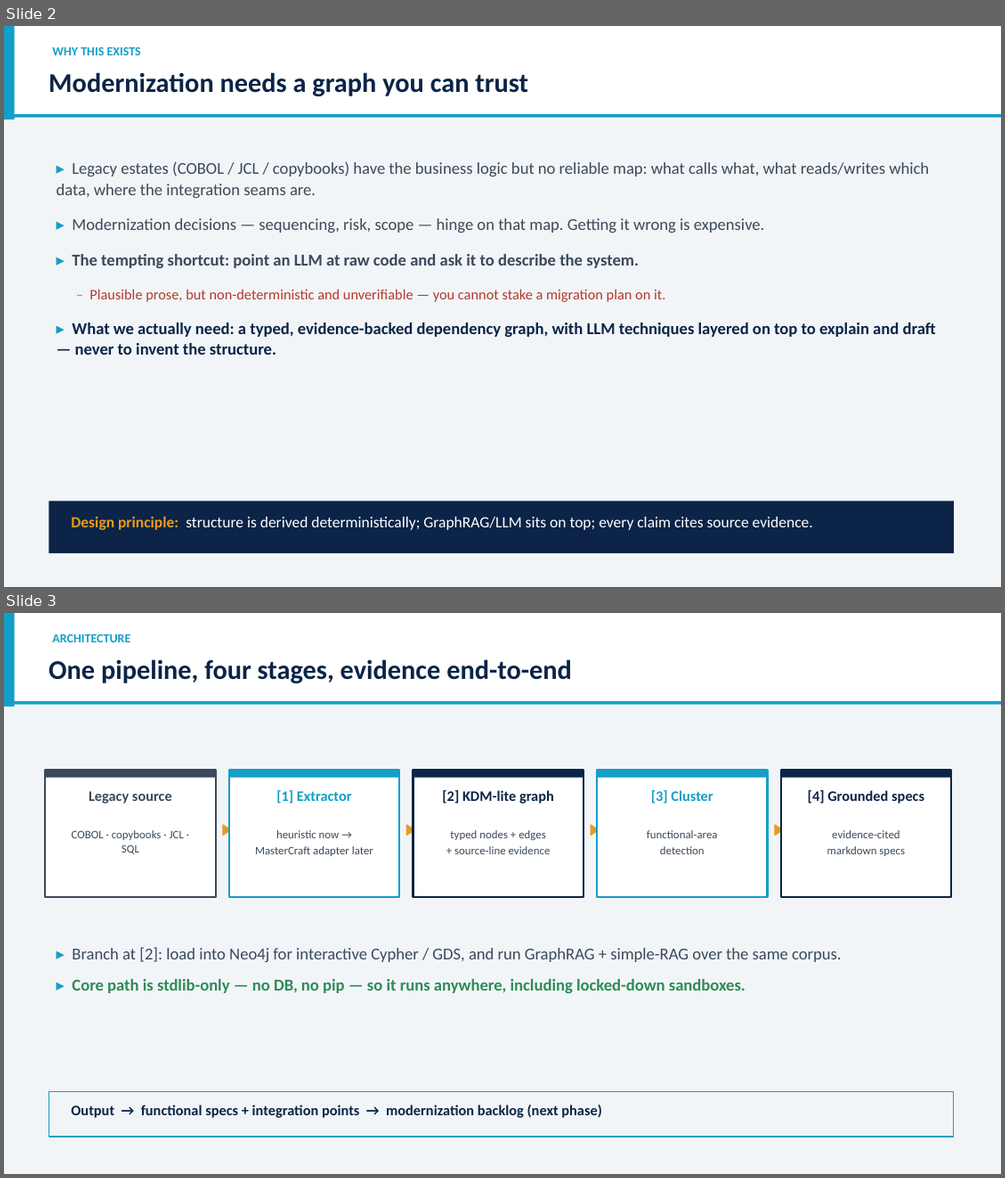
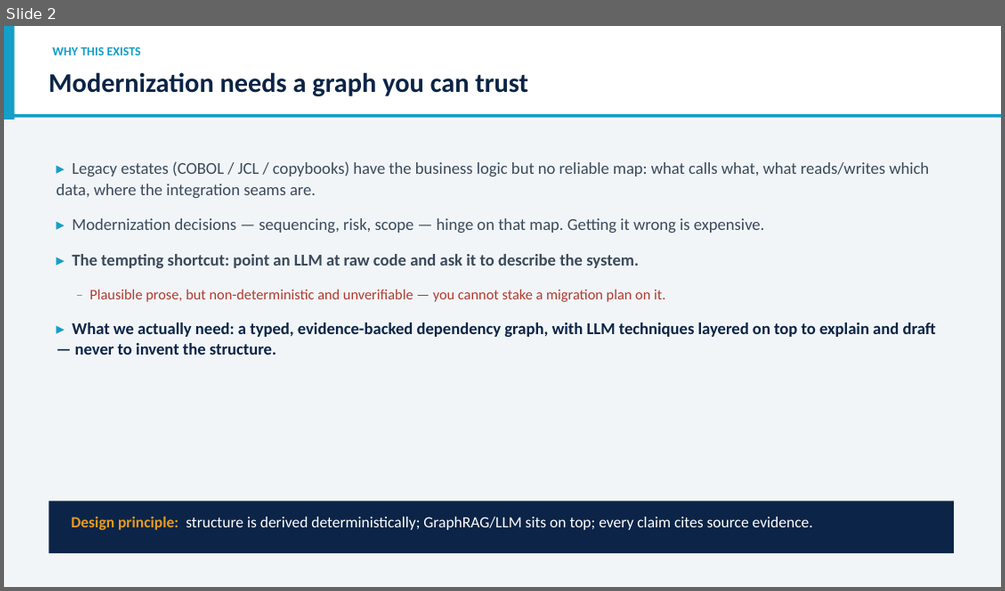
Before and after one commit to cubreto/test, a slide deck: code-graph-modernization/deck/code-graph-modernization.pptx. Shown one above the other, each under a label of ours: slides 2 and 3 before the commit, slide 2 after it. The pictures are 1005x1178 and 1005x591 pixels, drawn with LibreOffice and Linux fonts; fonts in the diff are those of the drawing. Boxes give left, top, right and bottom in pixels: in the first picture for what was removed or moved away, otherwise in the second. Text is boxed around its words. In the diff, an @@ line names an element or a change of style, - is before the commit and + after.

```diff
--- a/code-graph-modernization/deck/code-graph-modernization.pptx
+++ b/code-graph-modernization/deck/code-graph-modernization.pptx
@@ slide 3 removed at box(4, 613, 1001, 1174), background #FFFFFF @@
@@ rectangle removed at box(4, 613, 1001, 1174) @@
@@ rectangle removed at box(4, 613, 1001, 706) @@
@@ rectangle removed at box(4, 613, 15, 706) @@
@@ text removed at box(52, 634, 130, 642) @@
-ARCHITECTURE
@@ text removed at box(48, 659, 572, 683) @@
-One pipeline, four stages, evidence end-to-end
@@ rectangle removed at box(4, 701, 1001, 705) @@
@@ rectangle removed at box(45, 770, 216, 897) @@
@@ rectangle removed at box(45, 770, 216, 778) @@
@@ rectangle removed at box(229, 770, 399, 897) @@
@@ rectangle removed at box(229, 770, 399, 778) @@
@@ rectangle removed at box(413, 770, 583, 897) @@
@@ rectangle removed at box(413, 770, 583, 778) @@
@@ rectangle removed at box(597, 770, 768, 897) @@
@@ rectangle removed at box(597, 770, 768, 778) @@
@@ rectangle removed at box(781, 770, 952, 897) @@
@@ rectangle removed at box(781, 770, 952, 778) @@
@@ text removed at box(89, 791, 172, 803) @@
-Legacy source
@@ text removed at box(276, 790, 352, 803) @@
-[1] Extractor
@@ text removed at box(442, 790, 554, 803) @@
-[2] KDM-lite graph
@@ text removed at box(651, 790, 712, 803) @@
-[3] Cluster
@@ text removed at box(808, 790, 924, 803) @@
-[4] Grounded specs
@@ text removed at box(214, 815, 231, 852) @@
-▶
@@ text removed at box(398, 815, 414, 852) @@
-▶
@@ text removed at box(582, 815, 599, 852) @@
-▶
@@ text removed at box(766, 815, 783, 852) @@
-▶
@@ text removed at box(72, 830, 184, 854) @@
-COBOL · copybooks · JCL · SQL
@@ text removed at box(255, 830, 373, 856) @@
-heuristic now →
-MasterCraft adapter later
@@ text removed at box(450, 830, 550, 854) @@
-typed nodes + edges
-+ source-line evidence
@@ text removed at box(647, 830, 718, 854) @@
-functional-area
-detection
@@ text removed at box(827, 830, 905, 856) @@
-evidence-cited
-markdown specs
@@ text removed at box(72, 947, 841, 993) @@
-▸ Branch at [2]: load into Neo4j for interactive Cypher / GDS, and run GraphRAG + simple-RAG over the same corpus.
-▸ Core path is stdlib-only — no DB, no pip — so it runs anywhere, including locked-down sandboxes.
@@ rectangle removed at box(48, 1092, 954, 1136) @@
@@ text removed at box(71, 1104, 601, 1118) @@
-Output → functional specs + integration points → modernization backlog (next phase)
```
Also in this commit, not shown: 2 slides added, 5 other files.
